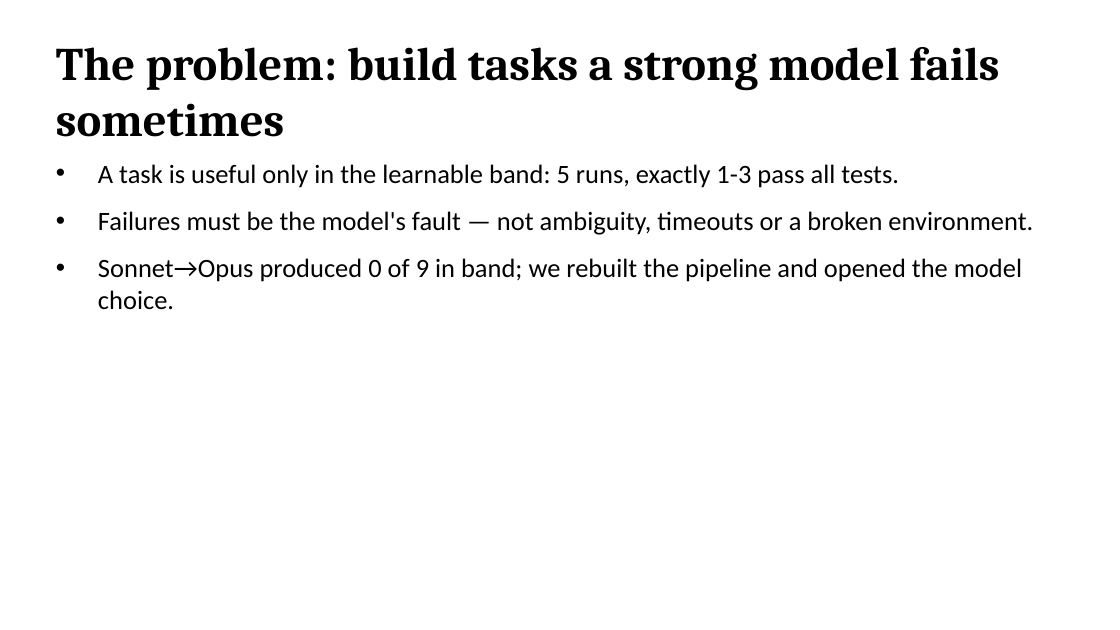
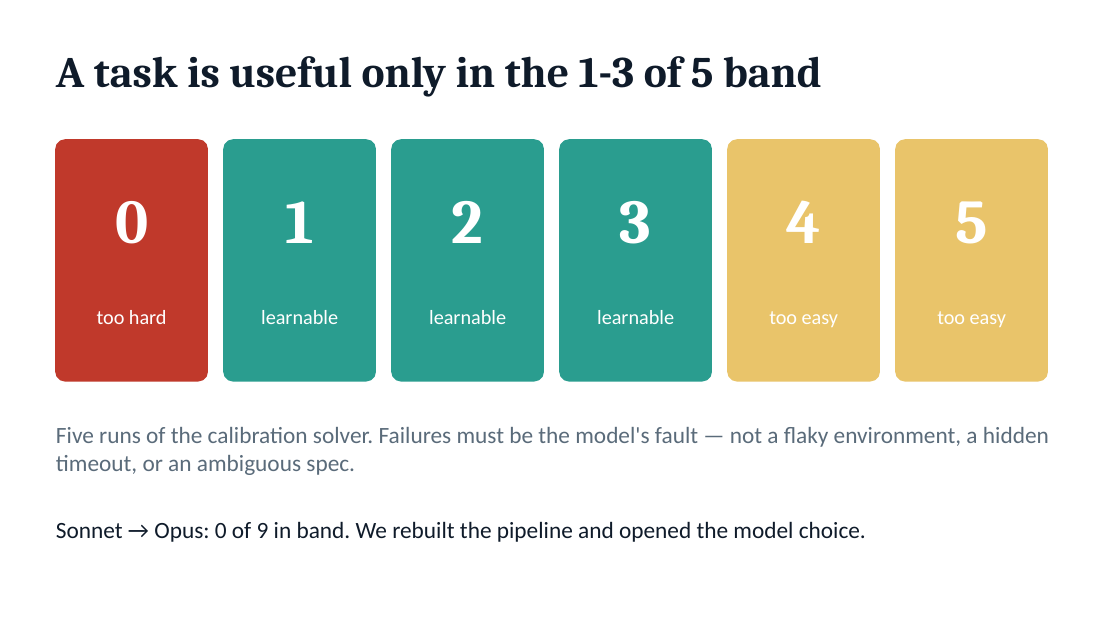
Before and after one commit to zignd/harbor-tbench-worktrial, a slide deck: slide 2 of docs/result/presentation.pptx. Drawn at 1120x630 pixels with LibreOffice and Linux fonts; fonts in the diff are those of the drawing. Boxes give left, top, right and bottom in pixels: in the first picture for what was removed or moved away, otherwise in the second. Text is boxed around its words. In the diff, an @@ line names an element or a change of style, - is before the commit and + after.

Commit message:
feat: redesign presentation deck around visual diagrams
- Replace text-heavy slides with banded 1-3/5 diagram, pipeline flow, bimodal bar chart, 5-trial strip and paired fact cards.
- Regenerate both presentation.pptx (pptxgenjs) and offline presentation.html from deck_data.json with styling for the new blocks.
- Commit the previously-untracked stretch C diversity evidence.

```diff
--- a/docs/result/presentation.pptx
+++ b/docs/result/presentation.pptx
@@ text at box(56, 56, 822, 97): text changed; size 30 to 28 pt; text colour #000000 to #0F1B2A @@
-The problem: build tasks a strong model fails sometimes
+A task is useful only in the 1-3 of 5 band
@@ rounded rectangle added at box(56, 140, 207, 381), fill #C0392B, outline #C0392B 1 pt @@
@@ rounded rectangle added at box(224, 140, 375, 381), fill #2A9D8F, outline #2A9D8F 1 pt @@
@@ rounded rectangle added at box(392, 140, 543, 381), fill #2A9D8F, outline #2A9D8F 1 pt @@
@@ rounded rectangle added at box(560, 140, 711, 381), fill #2A9D8F, outline #2A9D8F 1 pt @@
@@ rounded rectangle added at box(728, 140, 879, 381), fill #E9C46A, outline #E9C46A 1 pt @@
@@ rounded rectangle added at box(896, 140, 1047, 381), fill #E9C46A, outline #E9C46A 1 pt @@
@@ text removed at box(98, 164, 1033, 309) @@
-• A task is useful only in the learnable band: 5 runs, exactly 1-3 pass all tests.
-• Failures must be the model's fault — not ambiguity, timeouts or a broken environment.
-• Sonnet→Opus produced 0 of 9 in band; we rebuilt the pipeline and opened the model choice.
@@ text added at box(115, 201, 148, 244), 40 pt, text #FFFFFF, bold @@
+0
@@ text added at box(285, 201, 313, 243), 40 pt, text #FFFFFF, bold @@
+1
@@ text added at box(452, 201, 484, 243), 40 pt, text #FFFFFF, bold @@
+2
@@ text added at box(620, 201, 652, 244), 40 pt, text #FFFFFF, bold @@
+3
@@ text added at box(786, 200, 820, 243), 40 pt, text #FFFFFF, bold @@
+4
@@ text added at box(955, 201, 987, 244), 40 pt, text #FFFFFF, bold @@
+5
@@ text added at box(97, 310, 167, 324), 13 pt, text #FFFFFF @@
+too hard
@@ text added at box(261, 310, 338, 324), 13 pt, text #FFFFFF @@
+learnable
@@ text added at box(429, 310, 506, 324), 13 pt, text #FFFFFF @@
+learnable
@@ text added at box(597, 310, 674, 324), 13 pt, text #FFFFFF @@
+learnable
@@ text added at box(769, 311, 838, 327), 13 pt, text #FFFFFF @@
+too easy
@@ text added at box(937, 311, 1006, 327), 13 pt, text #FFFFFF @@
+too easy
@@ text added at box(56, 427, 1049, 475), 15 pt, text #5A6B7A @@
+Five runs of the calibration solver. Failures must be the model's fault — not a flaky environment, a hidden timeout, or an ambiguous spec.
@@ text added at box(56, 521, 866, 542), 15 pt, text #0F1B2A @@
+Sonnet → Opus: 0 of 9 in band. We rebuilt the pipeline and opened the model choice.
```
Also in this commit, not shown: 5 other slides changed, 4 slides added, 5 slides removed, 2 other files.
